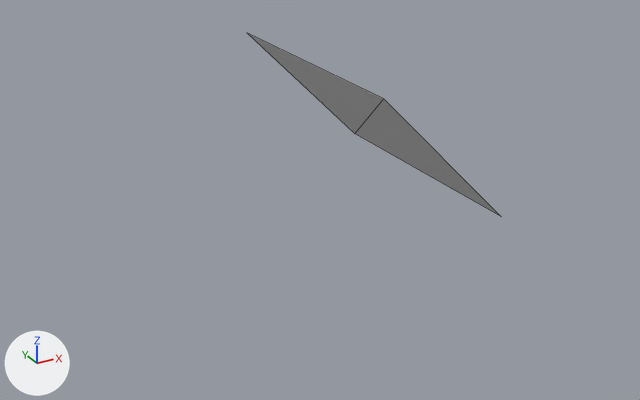
Renders of the glTF model graphics/models/yields.glb from each side of a commit.
One viewpoint serves both versions: a 50 mm camera at (-9.14, -16.55, 8.38) aimed at (-0.32, -0.51, 0.36). The axes (+X, +Y, +Z) are drawn at lower left. The lights are the same throughout. Mesh edges are drawn as thin lines. Where no turn or scale is listed for an object, it has been applied to the vertices.
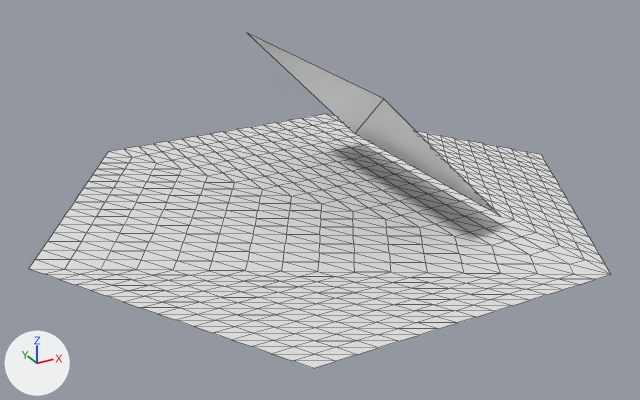
Where the change shows, as pixel boxes (x1, y1, x2, y2) in the pictures (640 x 400 px):
'Hex', added: after (29, 114, 611, 368)

Edits to the bpy script that builds the scene:
```text
Add me_circle:
    me_circle.from_pydata(...)  # 561 vertices, 1024 faces; spans x -6.67..6.67, y -5.77..5.77, z 0.61
Add ob_hex:
    ob_hex = bpy.data.objects.new('Hex', me_circle)
    ob_hex.location = (0.0, 0.0, -0.6)
```
